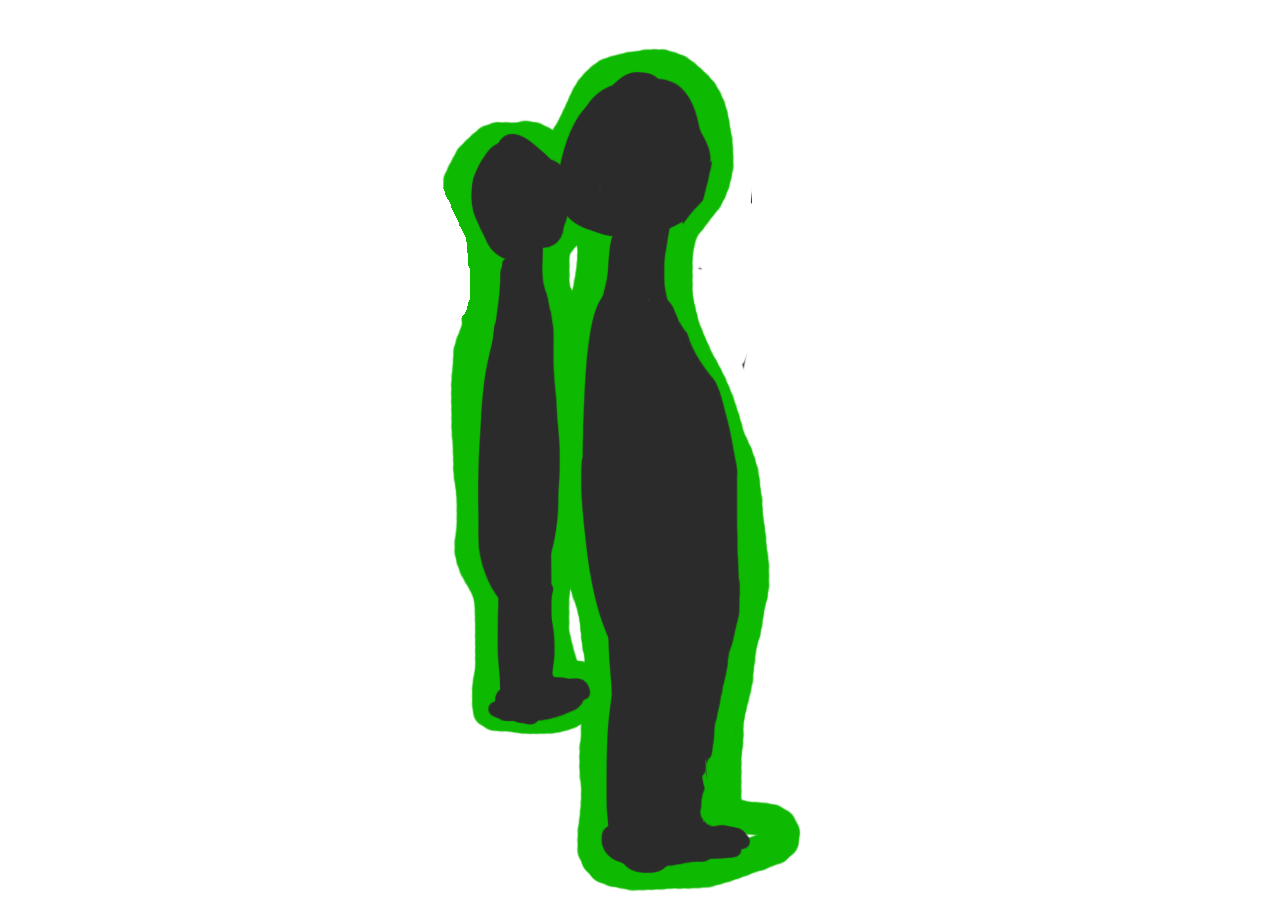
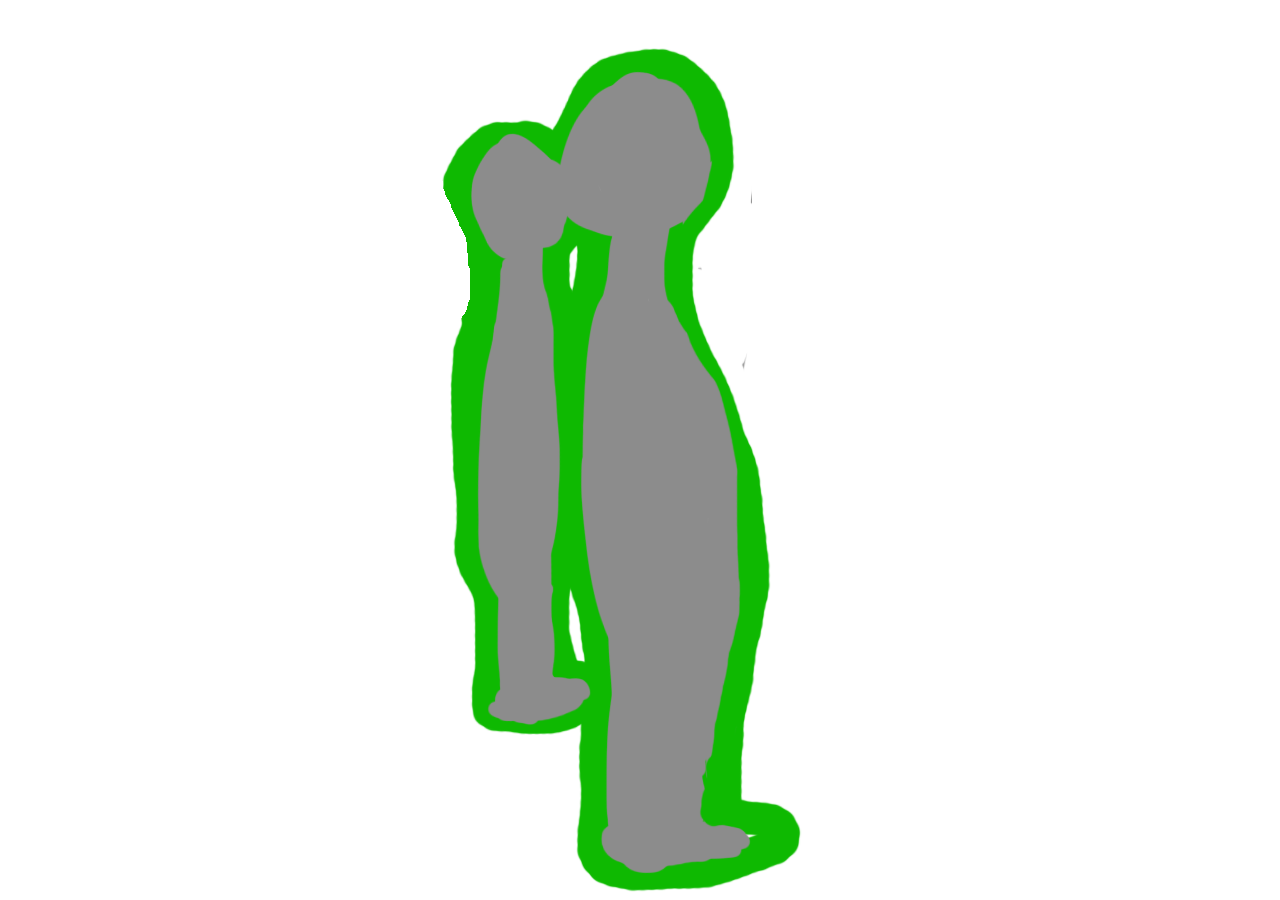
Comparing the layer stacks of the two 1280x900 images. Changes:
painted on "Color Fill 7 copy 2" over [470, 71, 752, 874]
